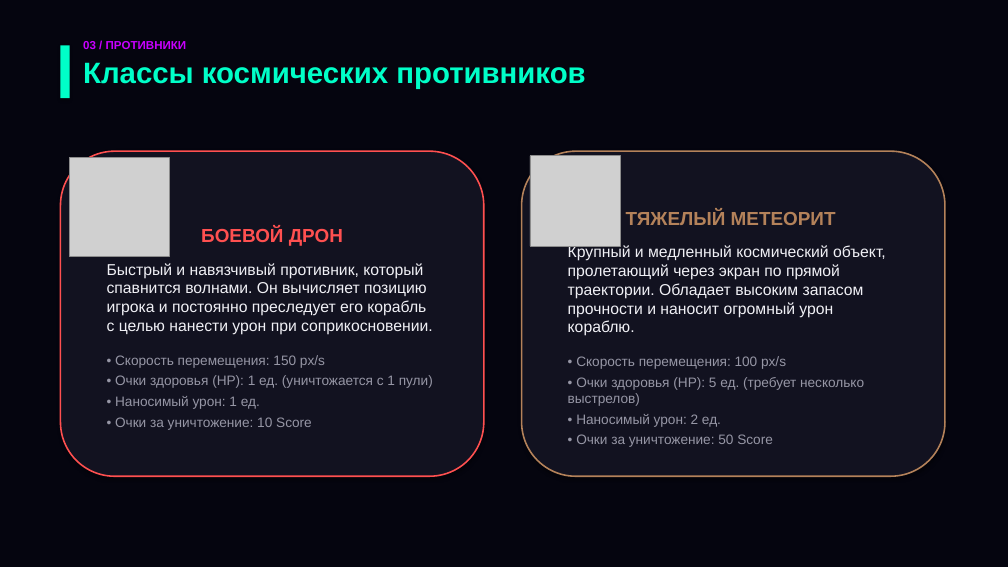
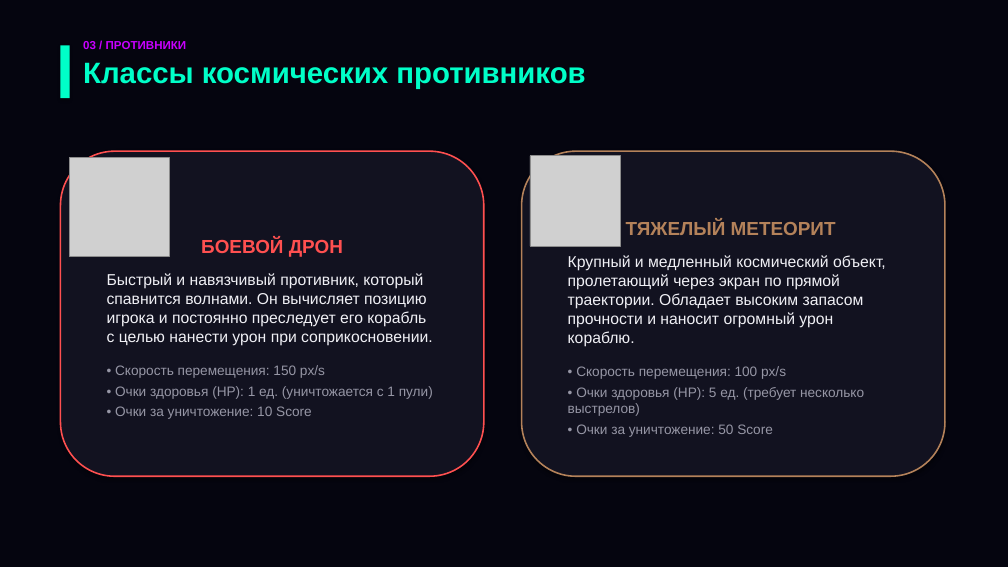
Before and after one commit to chattytoaster/VoidHunter, a slide deck: slide 4 of voidhunter_presentation.pptx. Drawn at 1008x567 pixels with LibreOffice and Linux fonts; fonts in the diff are those of the drawing; grey boxes stand for pictures. Boxes give left, top, right and bottom in pixels: in the first picture for what was removed or moved away, otherwise in the second. Text is boxed around its words. In the diff, an @@ line names an element or a change of style, - is before the commit and + after.

```diff
--- a/voidhunter_presentation.pptx
+++ b/voidhunter_presentation.pptx
@@ text in rounded rectangle at bbox=[115, 396, 260, 409]: paragraph removed @@
-• Наносимый урон: 1 ед.
@@ text in rounded rectangle at bbox=[576, 414, 721, 427]: paragraph removed @@
-• Наносимый урон: 2 ед.
```
Also in this commit, not shown: 1 other file.
